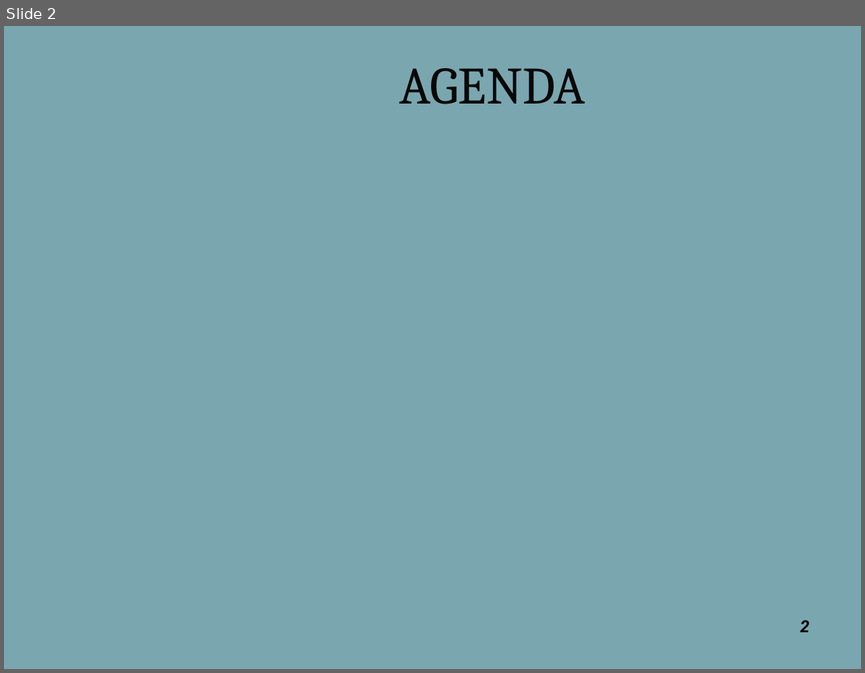
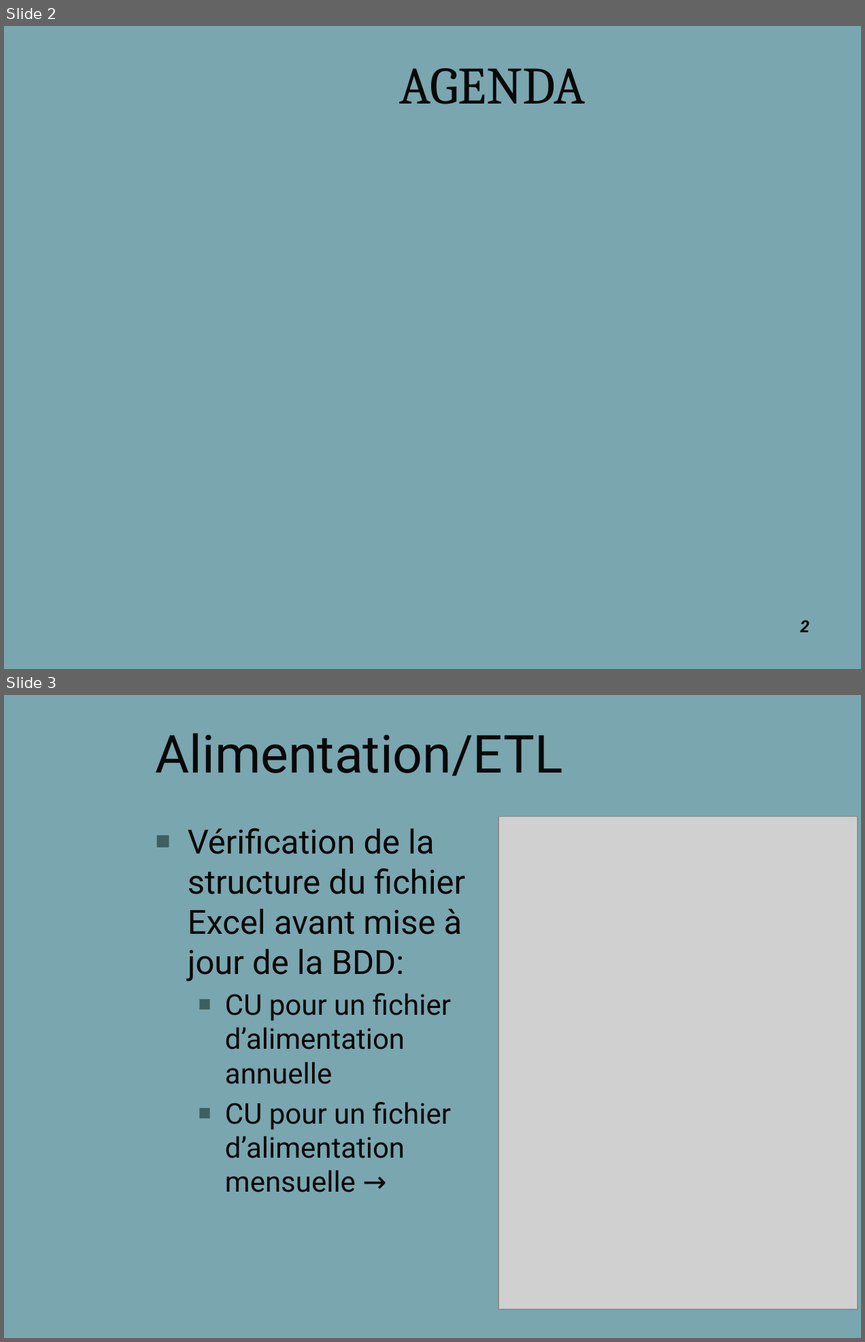
Before and after one commit to lobtec/dartiesgroupe2, a slide deck: PROJET/Presentation/PRE_26-01-11.pptx. Shown one above the other, each under a label of ours: slide 2 before the commit, slides 2 and 3 after it. The pictures are 865x673 and 865x1342 pixels, drawn with LibreOffice and Linux fonts; fonts in the diff are those of the drawing; grey boxes stand for pictures; background and template pictures are left out. Boxes give left, top, right and bottom in pixels: in the first picture for what was removed or moved away, otherwise in the second. Text is boxed around its words. In the diff, an @@ line names an element or a change of style, - is before the commit and + after.

Commit message:
Ajout de la partie concernant la vérification du fichier Excel.

```diff
--- a/PROJET/Presentation/PRE_26-01-11.pptx
+++ b/PROJET/Presentation/PRE_26-01-11.pptx
@@ slide 3 added at [4,695,861,1338], background picture (left out) @@
@@ title added at [156,733,563,776], 44 pt, text #080808 @@
+Alimentation/ETL
@@ picture added at [498,817,857,1309] @@
@@ text added at [188,828,465,1192], 24 pt, text #080808 @@
+■ Vérification de la structure du fichier Excel avant mise à jour de la BDD:
+  ■ CU pour un fichier d’alimentation annuelle
+  ■ CU pour un fichier d’alimentation mensuelle →
@@ page number added at [618,1280,818,1325], 14 pt, text #080808 @@
+3
```
